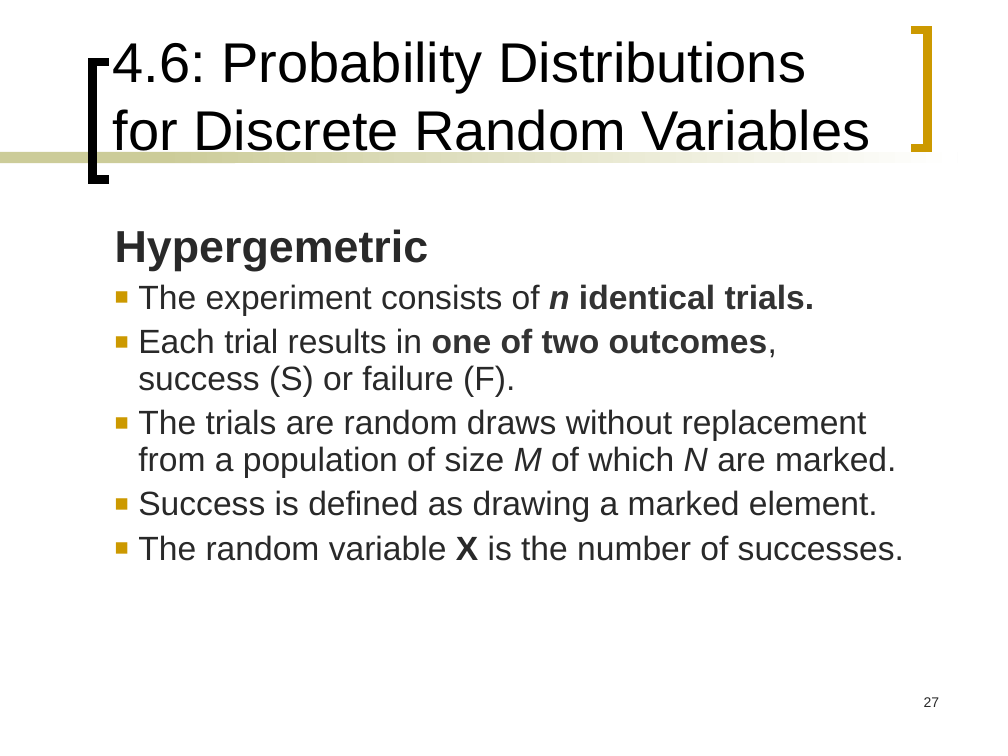
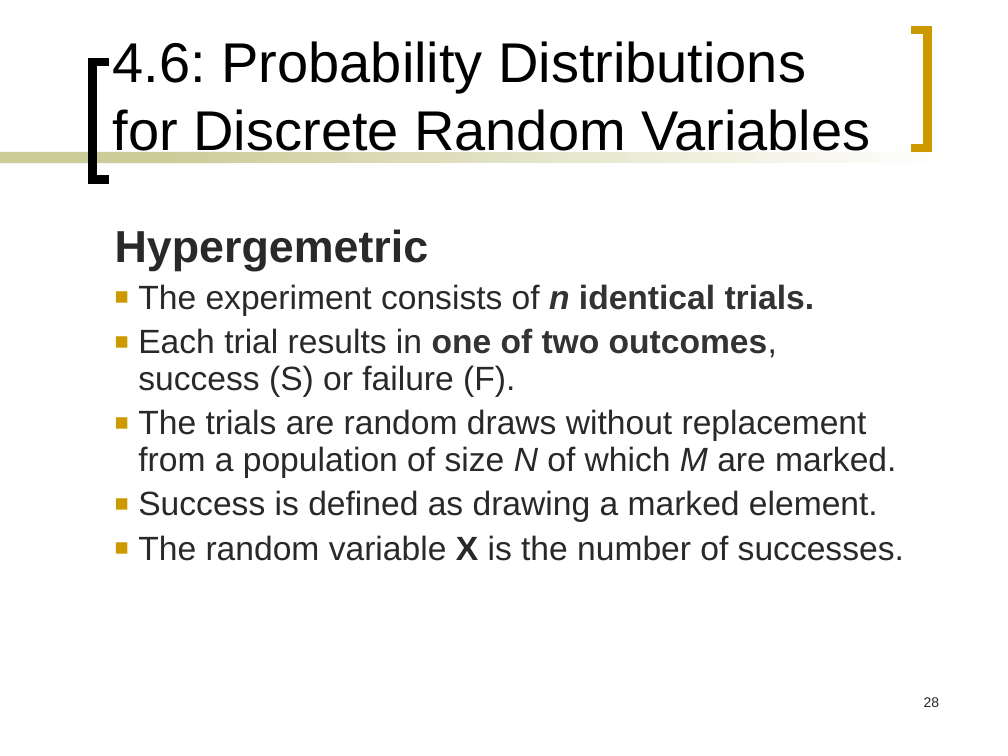
Before and after one commit to arghyadipchak/B2Sem1, a slide deck: slide 28 of Statistics/Lectures/Lecture04.ppt (slide 27 before the commit). Drawn at 1008x756 pixels with LibreOffice and Linux fonts; fonts in the diff are those of the drawing. Boxes give left, top, right and bottom in pixels: in the first picture for what was removed or moved away, otherwise in the second. Text is boxed around its words. In the diff, an @@ line names an element or a change of style, - is before the commit and + after.

```diff
--- a/Statistics/Lectures/Lecture04.ppt
+++ b/Statistics/Lectures/Lecture04.ppt
@@ text at (x1=138, y1=409, x2=896, y2=478): text changed @@
-■ The trials are random draws without replacement from a population of size M of which N are marked.
+■ The trials are random draws without replacement from a population of size N of which M are marked.
@@ page number at (x1=924, y1=697, x2=940, y2=707): text changed @@
-27
+28
```
Also in this commit, not shown: 6 other slides changed, 1 slide added, 23 other files.
